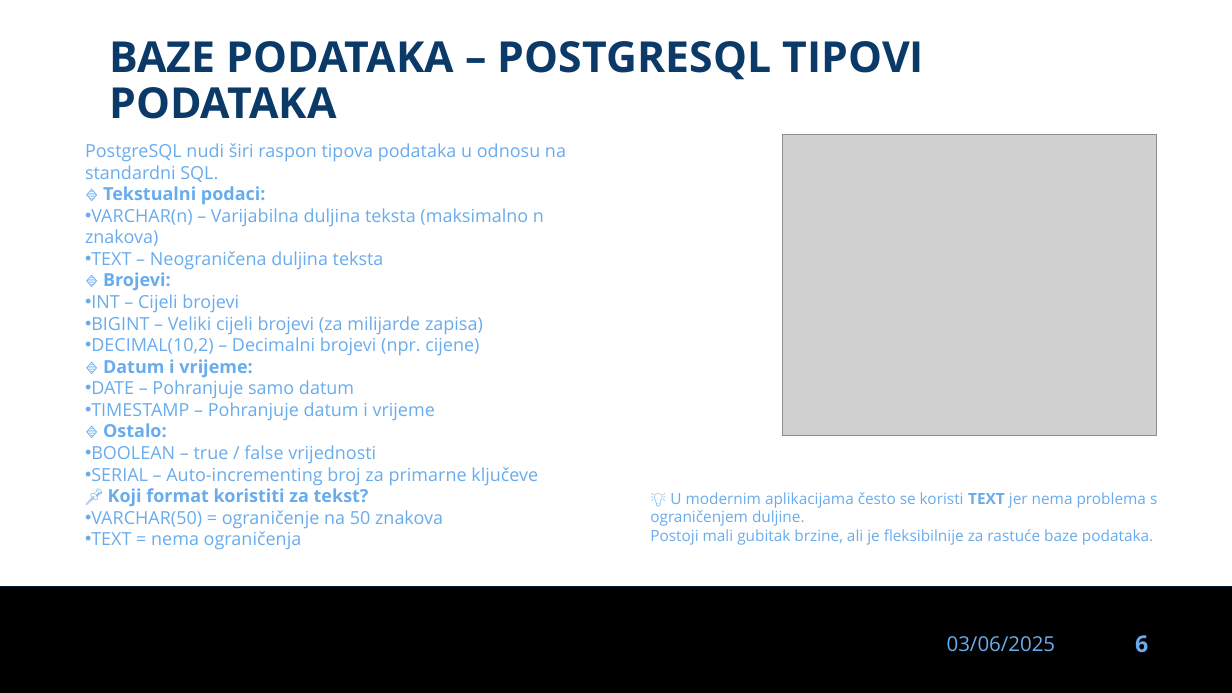
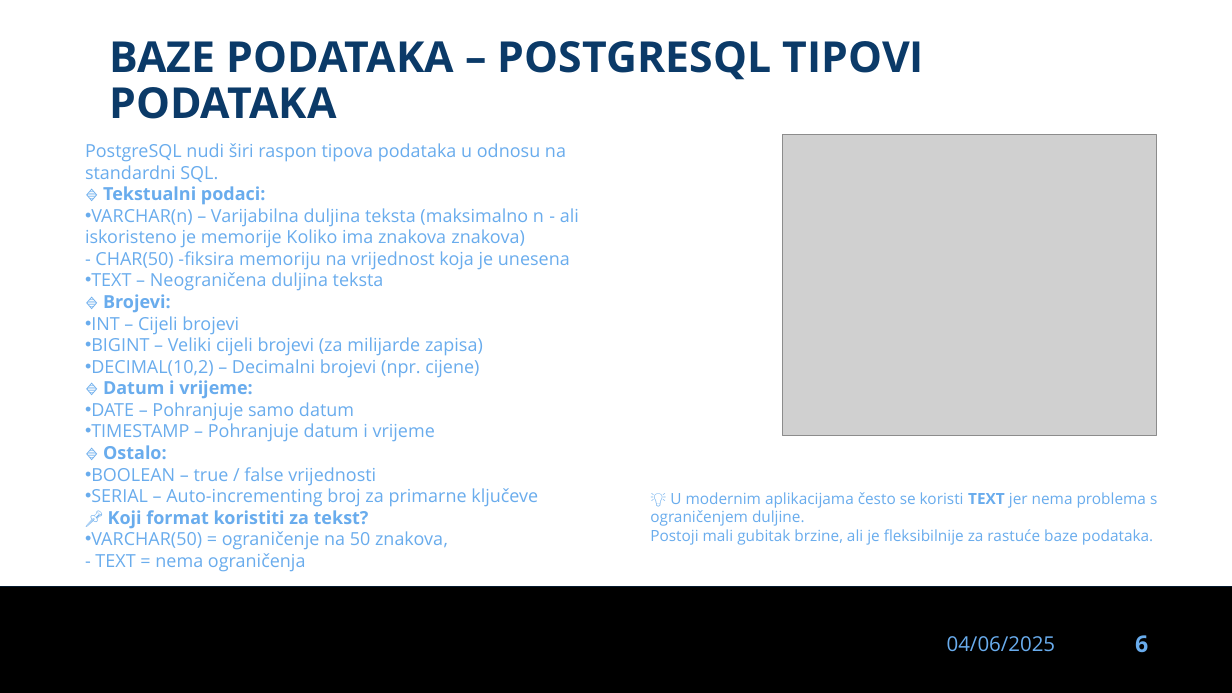
Before and after one commit to dinoDuvnjak/CTK, a slide deck: slide 6 of Bootcamp/DB-uvod/DB-uvod.pptx. Drawn at 1232x693 pixels with LibreOffice and Linux fonts; fonts in the diff are those of the drawing; grey boxes stand for pictures; background and template pictures are left out. Boxes give left, top, right and bottom in pixels: in the first picture for what was removed or moved away, otherwise in the second. Text is boxed around its words. In the diff, an @@ line names an element or a change of style, - is before the commit and + after.

```diff
--- a/Bootcamp/DB-uvod/DB-uvod.pptx
+++ b/Bootcamp/DB-uvod/DB-uvod.pptx
@@ text at bbox=[85, 208, 579, 270]: text changed @@
-• VARCHAR(n) – Varijabilna duljina teksta (maksimalno n znakova)
+• VARCHAR(n) – Varijabilna duljina teksta (maksimalno n - ali iskoristeno je memorije Koliko ima znakova znakova)
+  - CHAR(50) -fiksira memoriju na vrijednost koja je unesena
@@ text at bbox=[91, 531, 448, 572]: text changed @@
-• VARCHAR(50) = ograničenje na 50 znakova
-• TEXT = nema ograničenja
+• VARCHAR(50) = ograničenje na 50 znakova,
+  - TEXT = nema ograničenja
@@ text at bbox=[947, 636, 1056, 652]: text changed @@
-03/06/2025
+04/06/2025
```
Also in this commit, not shown: 28 other slides changed, 2 slides added, 1 slide removed, 4 other files.
